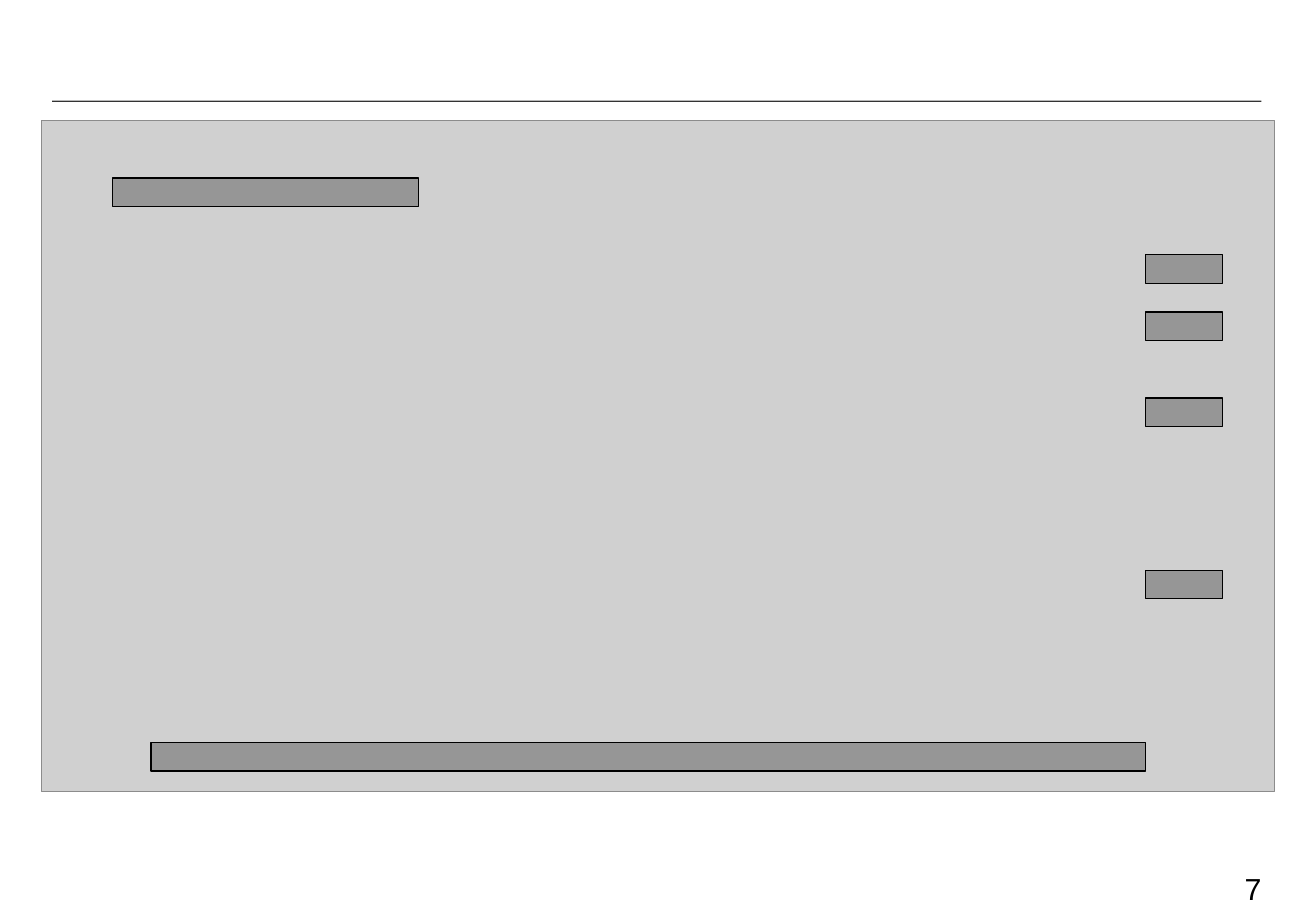
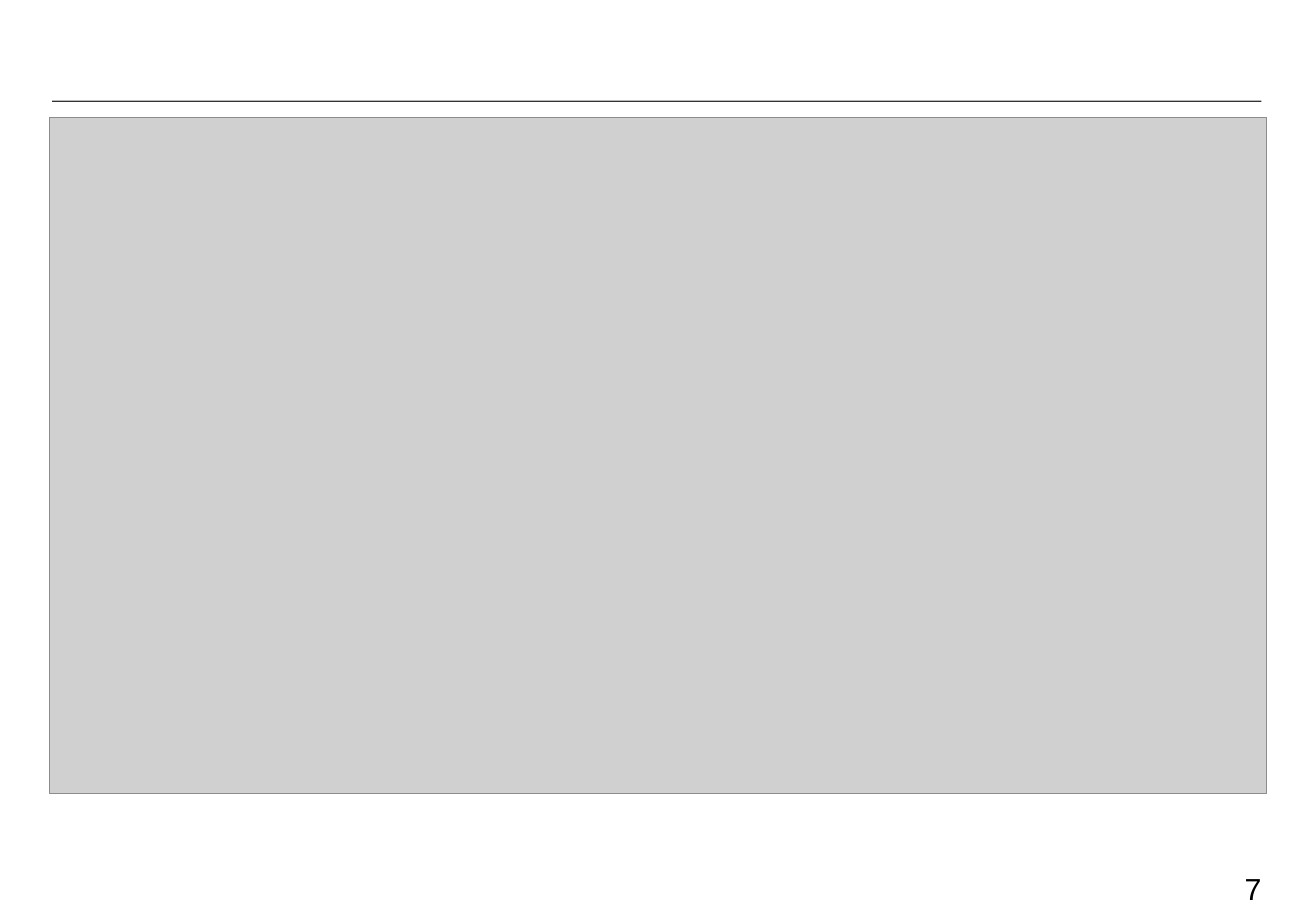
Before and after one commit to qpp852/WORK, a slide deck: slide 7 of Retail credit monitoring report_2019Q4.pptx. Drawn at 1316x911 pixels with LibreOffice and Linux fonts; fonts in the diff are those of the drawing; grey boxes stand for pictures; background and template pictures are left out. Boxes give left, top, right and bottom in pixels: in the first picture for what was removed or moved away, otherwise in the second. Text is boxed around its words. In the diff, an @@ line names an element or a change of style, - is before the commit and + after.

```diff
--- a/Retail credit monitoring report_2019Q4.pptx
+++ b/Retail credit monitoring report_2019Q4.pptx
@@ picture: place and size @@
-picture at (41,120,1275,792)
+picture at (50,118,1267,793)
@@ rectangle removed at (113,179,419,208) @@
@@ rectangle removed at (1146,255,1222,284) @@
@@ rectangle removed at (1146,312,1222,341) @@
@@ rectangle removed at (1146,399,1222,428) @@
@@ rectangle removed at (1146,570,1222,599) @@
@@ rectangle removed at (151,742,1146,772) @@
```
Also in this commit, not shown: 7 slides added, 7 slides removed.
